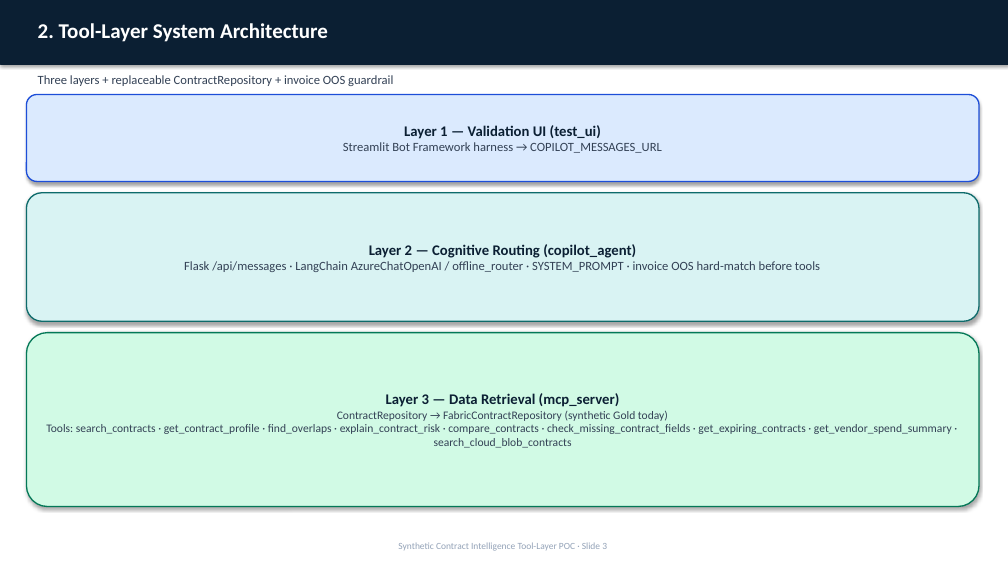
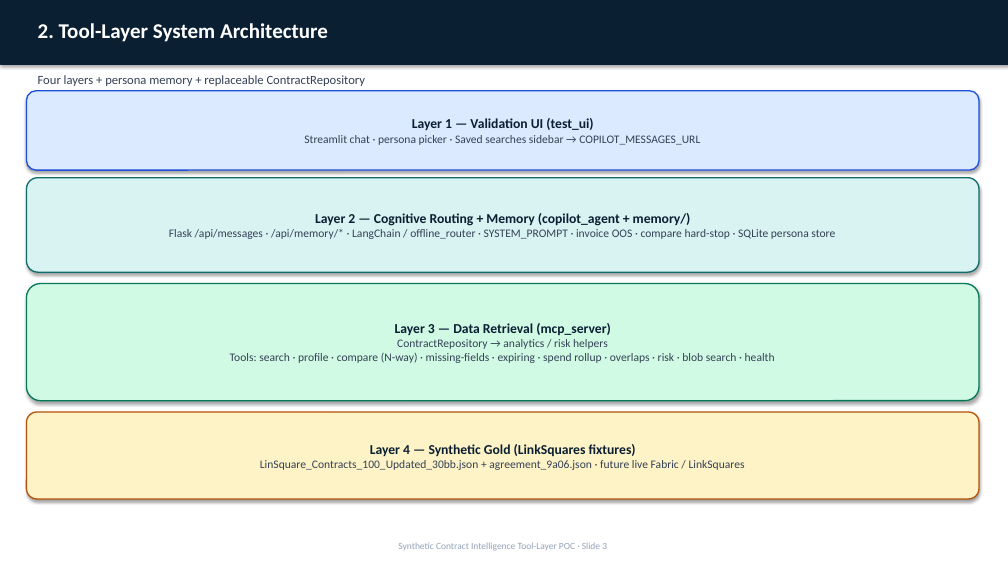
Before and after one commit to booshank/VALAgent, a slide deck: slide 3 of docs/VAL_CoPilot_Architecture_and_Process_Flow.pptx. Drawn at 1008x567 pixels with LibreOffice and Linux fonts; fonts in the diff are those of the drawing. Boxes give left, top, right and bottom in pixels: in the first picture for what was removed or moved away, otherwise in the second. Text is boxed around its words. In the diff, an @@ line names an element or a change of style, - is before the commit and + after.

```diff
--- a/docs/VAL_CoPilot_Architecture_and_Process_Flow.pptx
+++ b/docs/VAL_CoPilot_Architecture_and_Process_Flow.pptx
@@ text at box(38, 75, 365, 86): text changed @@
-Three layers + replaceable ContractRepository + invoice OOS guardrail
+Four layers + persona memory + replaceable ContractRepository
@@ rounded rectangle "Layer 1 — Validation UI ...": place and size @@
-rounded rectangle "Layer 1 — Validation UI ..." at box(26, 95, 979, 181)
+rounded rectangle "Layer 1 — Validation UI ..." at box(26, 91, 979, 170)
@@ text in rounded rectangle at box(412, 118, 593, 130): size 14 to 13 pt in "Layer 1 — Validation UI (test_ui)" @@
@@ text in rounded rectangle at box(304, 135, 700, 145): text changed; size 12 to 11 pt @@
-Streamlit Bot Framework harness → COPILOT_MESSAGES_URL
+Streamlit chat · persona picker · Saved searches sidebar → COPILOT_MESSAGES_URL
@@ rounded rectangle "Layer 2 — Cognitive Routing ...": place and size @@
-rounded rectangle "Layer 2 — Cognitive Routing ..." at box(26, 193, 979, 321)
+rounded rectangle "Layer 2 — Cognitive Routing ..." at box(26, 178, 979, 272)
@@ text in rounded rectangle at box(169, 213, 835, 239): text changed; size 12 to 11 pt @@
-Layer 2 — Cognitive Routing (copilot_agent)
-Flask /api/messages · LangChain AzureChatOpenAI / offline_router · SYSTEM_PROMPT · invoice OOS hard-match before tools
+Layer 2 — Cognitive Routing + Memory (copilot_agent + memory/)
+Flask /api/messages · /api/memory/* · LangChain / offline_router · SYSTEM_PROMPT · invoice OOS · compare hard-stop · SQLite persona store
@@ rounded rectangle added at box(26, 284, 979, 401), fill #D1FAE5, outline #047857 1.25 pt, 11 pt, text #334155 @@
+Layer 3 — Data Retrieval (mcp_server)
+ContractRepository → analytics / risk helpers
+Tools: search · profile · compare (N-way) · missing-fields · expiring · spend rollup · overlaps · risk · blob search · health
@@ rounded rectangle removed at box(26, 333, 979, 507) @@
-Layer 3 — Data Retrieval (mcp_server)
-ContractRepository → FabricContractRepository (synthetic Gold today)
-Tools: search_contracts · get_contract_profile · find_overlaps · explain_contract_risk · compare_contracts · check_missing_contract_fields · get_expiring_contracts · get_vendor_spend_summary · search_cloud_blob_contracts
@@ rounded rectangle added at box(26, 412, 979, 499), fill #FEF3C7, outline #B45309 1.25 pt, 11 pt, text #334155 @@
+Layer 4 — Synthetic Gold (LinkSquares fixtures)
+LinSquare_Contracts_100_Updated_30bb.json + agreement_9a06.json · future live Fabric / LinkSquares
```
Also in this commit, not shown: 9 other slides changed, 1 slide added, 6 other files.
